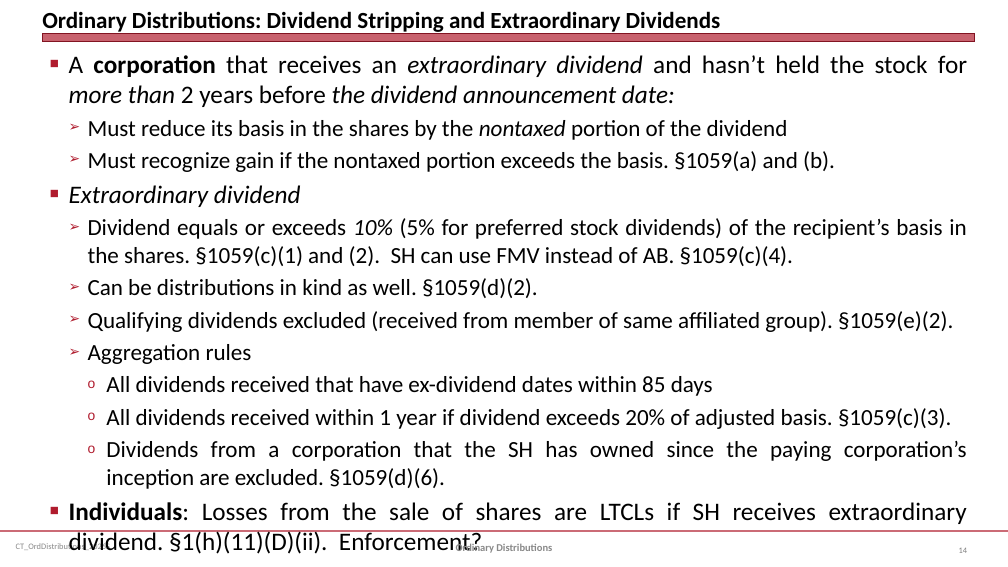
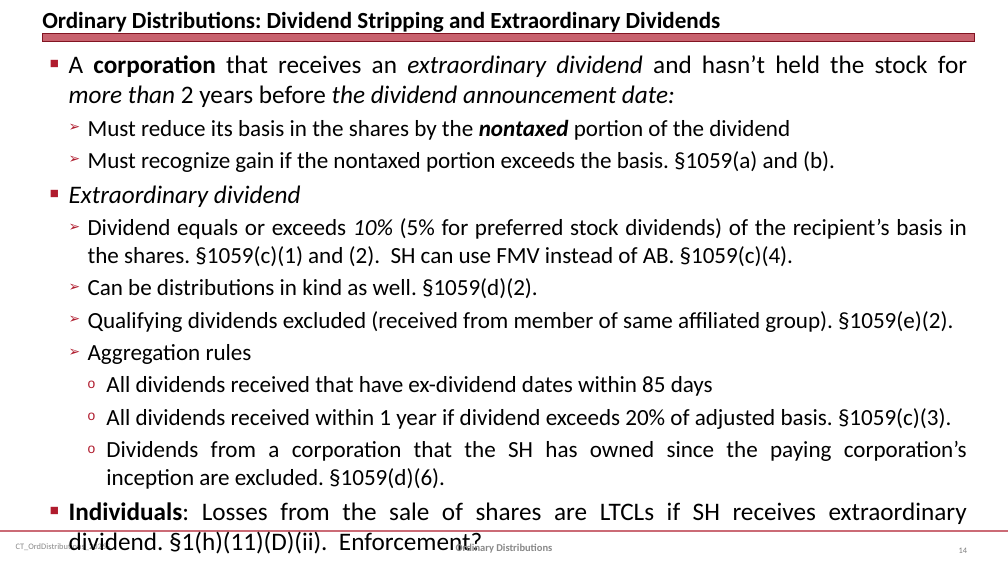
Before and after one commit to jmc877/Corporate-Tax, a slide deck: slide 14 of slides/CT_OrdDistributions_2026S.pptx. Drawn at 1008x567 pixels with LibreOffice and Linux fonts; fonts in the diff are those of the drawing. Boxes give left, top, right and bottom in pixels: in the first picture for what was removed or moved away, otherwise in the second. Text is boxed around its words. In the diff, an @@ line names an element or a change of style, - is before the commit and + after.

```diff
--- a/slides/CT_OrdDistributions_2026S.pptx
+++ b/slides/CT_OrdDistributions_2026S.pptx
@@ text at (x1=88, y1=119, x2=790, y2=140): bold on in "nontaxed" @@
```
Also in this commit, not shown: 1 other slide changed.
